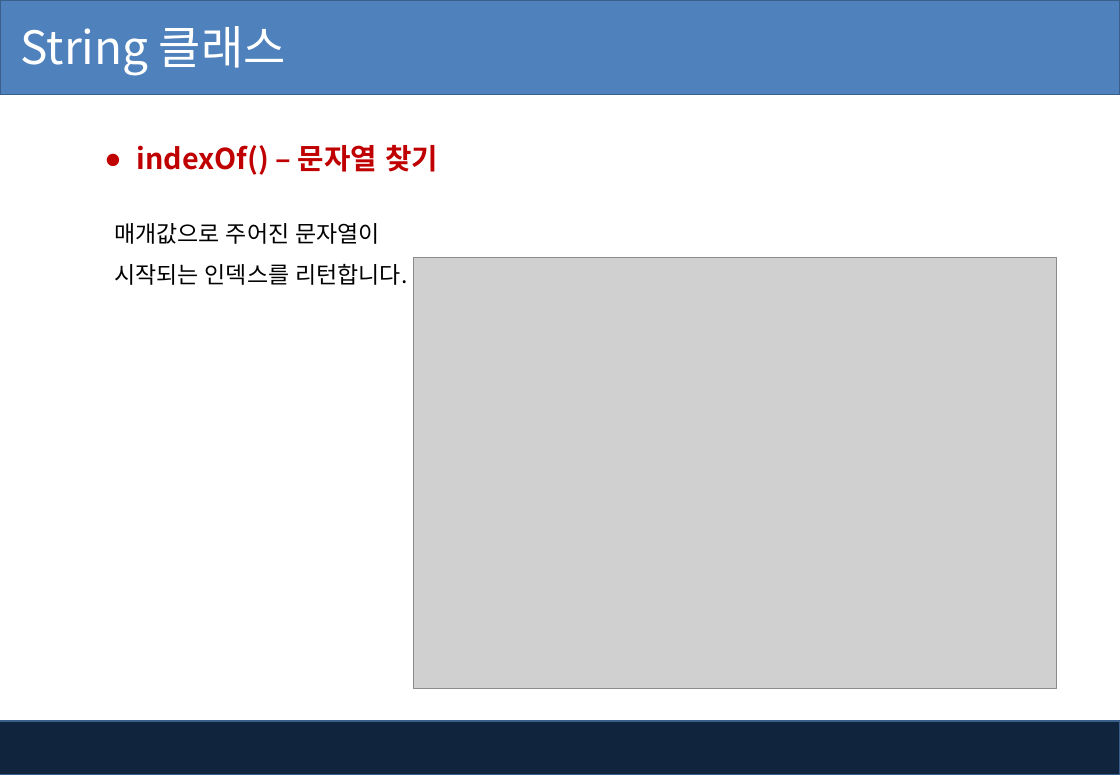
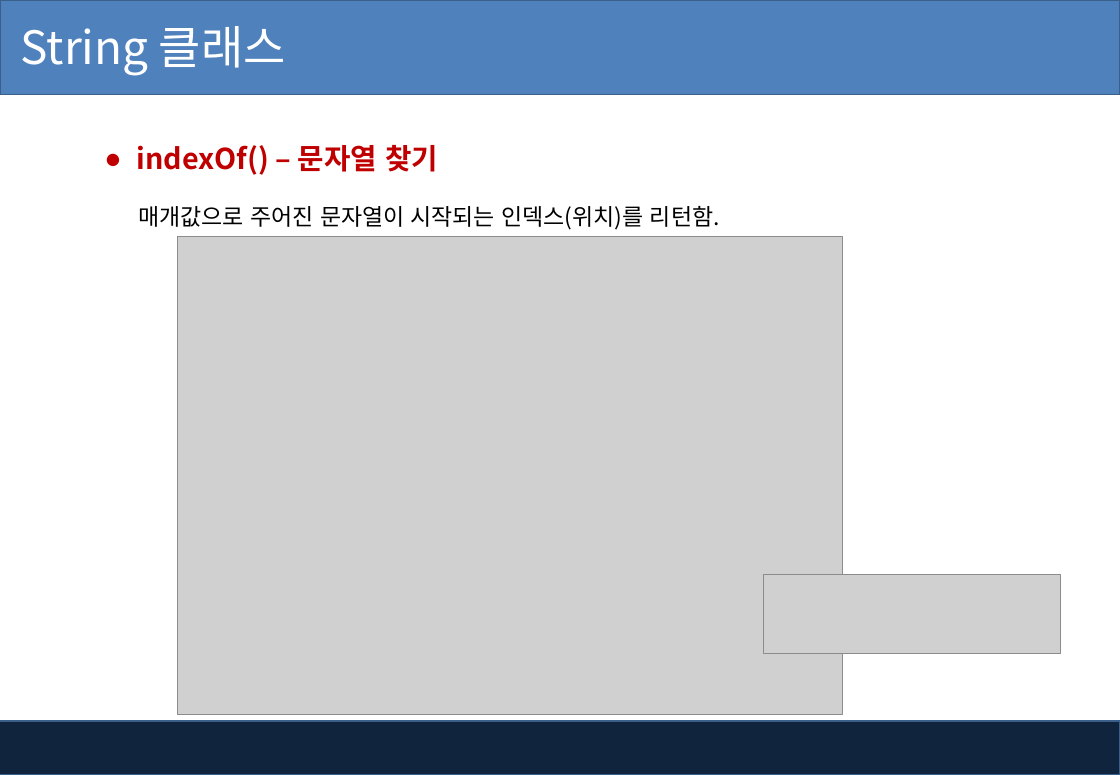
Before and after one commit to kiyongee2/green_project_web, a slide deck: slide 30 of java_ppt/12장-기본클래스 및 내부클래스.pptx (slide 29 before the commit). Drawn at 1120x775 pixels with LibreOffice and Linux fonts; fonts in the diff are those of the drawing; grey boxes stand for pictures; background and template pictures are left out. Boxes give left, top, right and bottom in pixels: in the first picture for what was removed or moved away, otherwise in the second. Text is boxed around its words. In the diff, an @@ line names an element or a change of style, - is before the commit and + after.

```diff
--- a/java_ppt/12장-기본클래스 및 내부클래스.pptx
+++ b/java_ppt/12장-기본클래스 및 내부클래스.pptx
@@ text at (139,206,720,230): text changed @@
-매개값으로 주어진 문자열이 시작되는 인덱스를 리턴합니다.
+매개값으로 주어진 문자열이 시작되는 인덱스(위치)를 리턴함.
@@ picture added at (178,237,843,716) @@
@@ picture removed at (414,258,1057,689) @@
@@ picture added at (763,575,1061,655) @@
```
Also in this commit, not shown: 4 other slides changed, 1 slide added, 16 other files.
